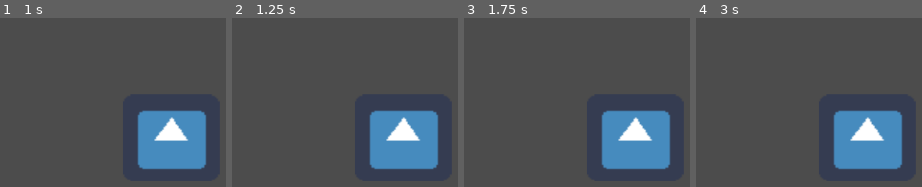
Above: before the commit, frames 1-4 (left to right).
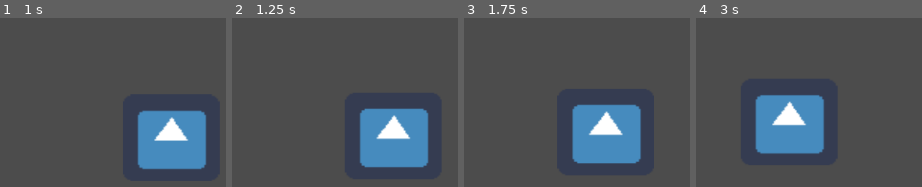
Above: after the commit, the same moments.

Repository: Quinnsicle/Aquarium
Game: Godot game, scene res://Scenes/Bubble.tscn
Same seed, same stepped clock (60 frames per second), same inputs: the game is played once before the commit and once after it. This scene is started directly instead of the project's main scene. The engine's default icon, where the game draws it, is replaced by a stand-in: a white triangle on a blue panel in a dark square.
Inputs:
- Up to frame 1 (1 s): tap Enter at 0.5 s
- Up to frame 2 (1.25 s): no input
- Up to frame 3 (1.75 s): no input
- Up to frame 4 (3 s): no input

Frame 1 is identical in both runs. In frame 2, 5.3% of the frame differs, in the area x 56-92%, y 53-90%; in frame 3, 12%; in frame 4, 21%, in the area x 26-92%, y 45-90%.
Error before the commit: Attempt to call function 'instance' in base 'null instance' on a null instance. (res://Scenes/KinematicBody2D.gd:9)

Commit message:
Random Generator

Diff:
--- a/Scenes/KinematicBody2D.gd
+++ b/KinematicBody2D.gd
@@ -4,15 +4,21 @@
 var state = 0
 #0 for nothing, 1=right, 2=left
 
-func _ready():
-	var scene = load("res://Bubble.tscn")
-	var player = scene.instance()
-	add_child(player)
+func _physics_process(delta):
 
-func _physics_process(delta):
 	if state == 0:
 		pass
 	elif state == 1:
-		motion.x = 100
+		motion.x = 50
+		motion.y = -10
+	elif state == 2:
+		motion.x = -50
+		motion.y = -10
 
 	move_and_slide(motion, Vector2(0, -1))
+
+
+func _on_Timer_timeout():
+	state = floor(rand_range(0,3))
+	print(state)
+	pass # Replace with function body.
--- a/Scenes/Bubble.tscn
+++ b/Scenes/Bubble.tscn
@@ -1,7 +1,7 @@
 [gd_scene load_steps=4 format=2]
 
 [ext_resource path="res://Assets/img/icon.png" type="Texture" id=1]
-[ext_resource path="res://Scenes/KinematicBody2D.gd" type="Script" id=2]
+[ext_resource path="res://KinematicBody2D.gd" type="Script" id=2]
 
 [sub_resource type="RectangleShape2D" id=1]
 extents = Vector2( 61.2219, 56.6436 )
@@ -19,3 +19,7 @@
 [node name="CollisionShape2D" type="CollisionShape2D" parent="KinematicBody2D"]
 position = Vector2( 473.762, 271.529 )
 shape = SubResource( 1 )
+
+[node name="Timer" type="Timer" parent="KinematicBody2D"]
+autostart = true
+[connection signal="timeout" from="KinematicBody2D/Timer" to="KinematicBody2D" method="_on_Timer_timeout"]
